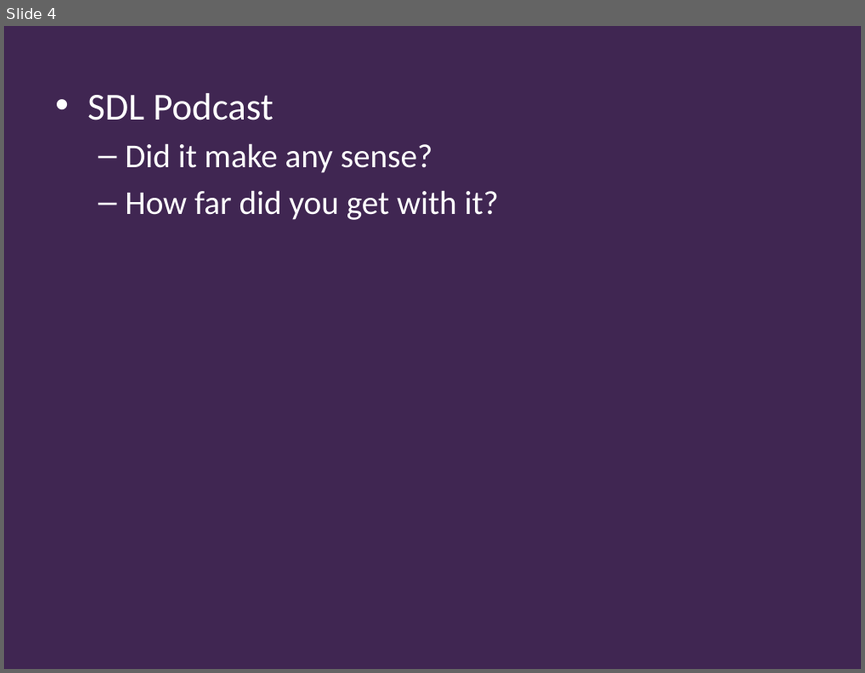
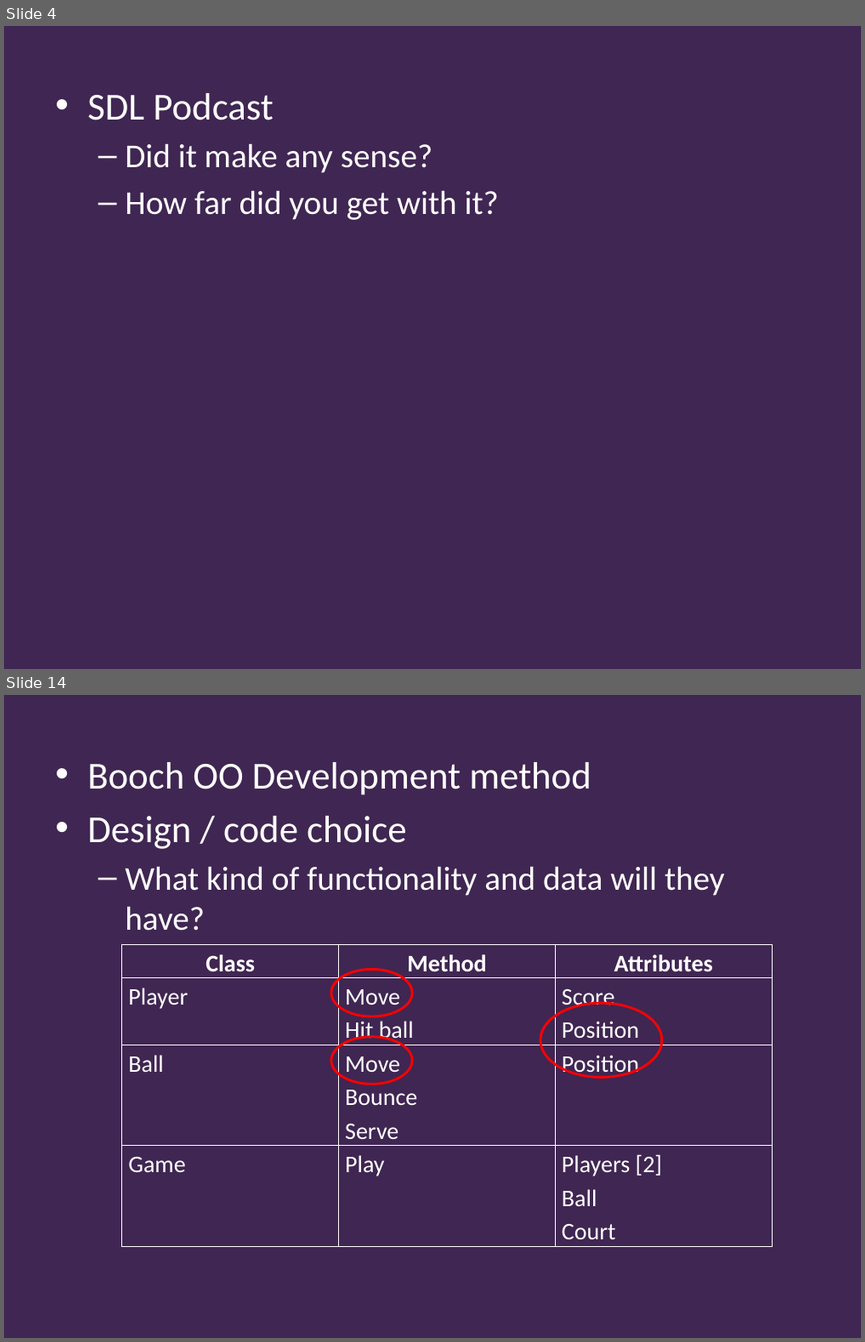
Before and after one commit to Falmouth-Games-Academy/ba-course-materials, a slide deck: GAM340/05/programming/2019-20-GAM340-05-programming-workshop.pptx. Shown one above the other, each under a label of ours: slide 4 before the commit, slides 4 and 14 after it; the slides between them are not shown. The pictures are 865x673 and 865x1342 pixels, drawn with LibreOffice and Linux fonts; fonts in the diff are those of the drawing; background and template pictures are left out. Boxes give left, top, right and bottom in pixels: in the first picture for what was removed or moved away, otherwise in the second. Text is boxed around its words. In the diff, an @@ line names an element or a change of style, - is before the commit and + after.

```diff
--- a/GAM340/05/programming/2019-20-GAM340-05-programming-workshop.pptx
+++ b/GAM340/05/programming/2019-20-GAM340-05-programming-workshop.pptx
@@ slide 14 added at (4, 695, 861, 1338), background #402652 @@
@@ text added at (87, 762, 725, 930), 28 pt, text #FFFFFF @@
+• Booch OO Development method
+• Design / code choice
+  – What kind of functionality and data will they have?
@@ table added at (122, 944, 772, 1242), 4 rows, 3 columns @@
+Class | Method | Attributes
+Player | Move / Hit ball | Score / Position
+Ball | Move / Bounce / Serve | Position
+Game | Play | Players [2] / Ball / Court
@@ ellipse added at (331, 970, 412, 1016), outline #FF0000 2 pt @@
@@ ellipse added at (540, 1003, 662, 1077), outline #FF0000 2 pt @@
@@ ellipse added at (331, 1037, 412, 1084), outline #FF0000 2 pt @@
```
Also in this commit, not shown: 2 slides changed, 12 other slides added, 18 other files.
